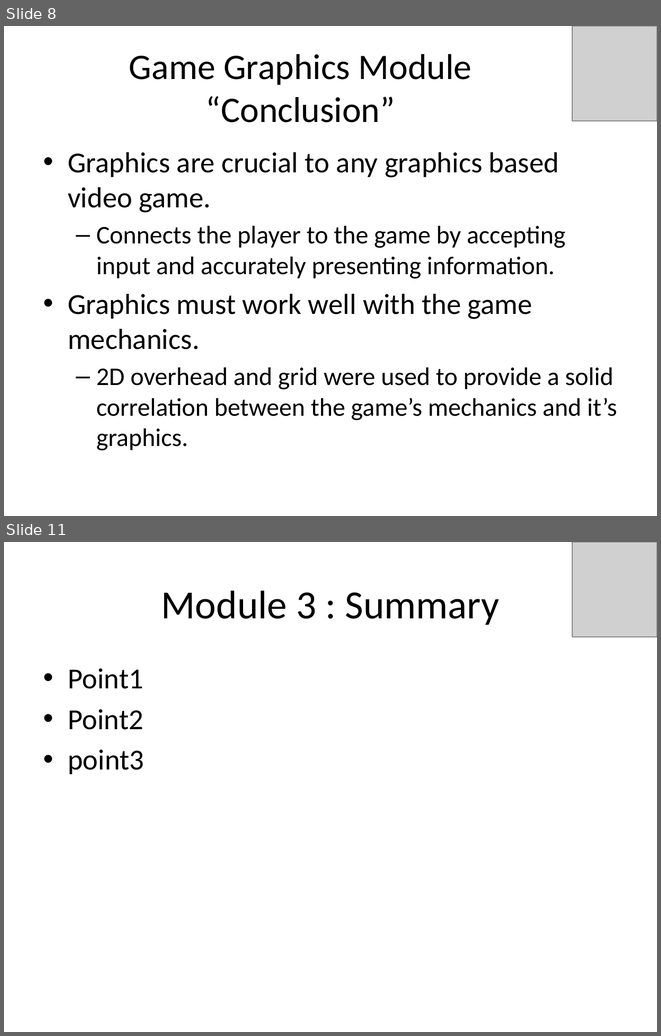
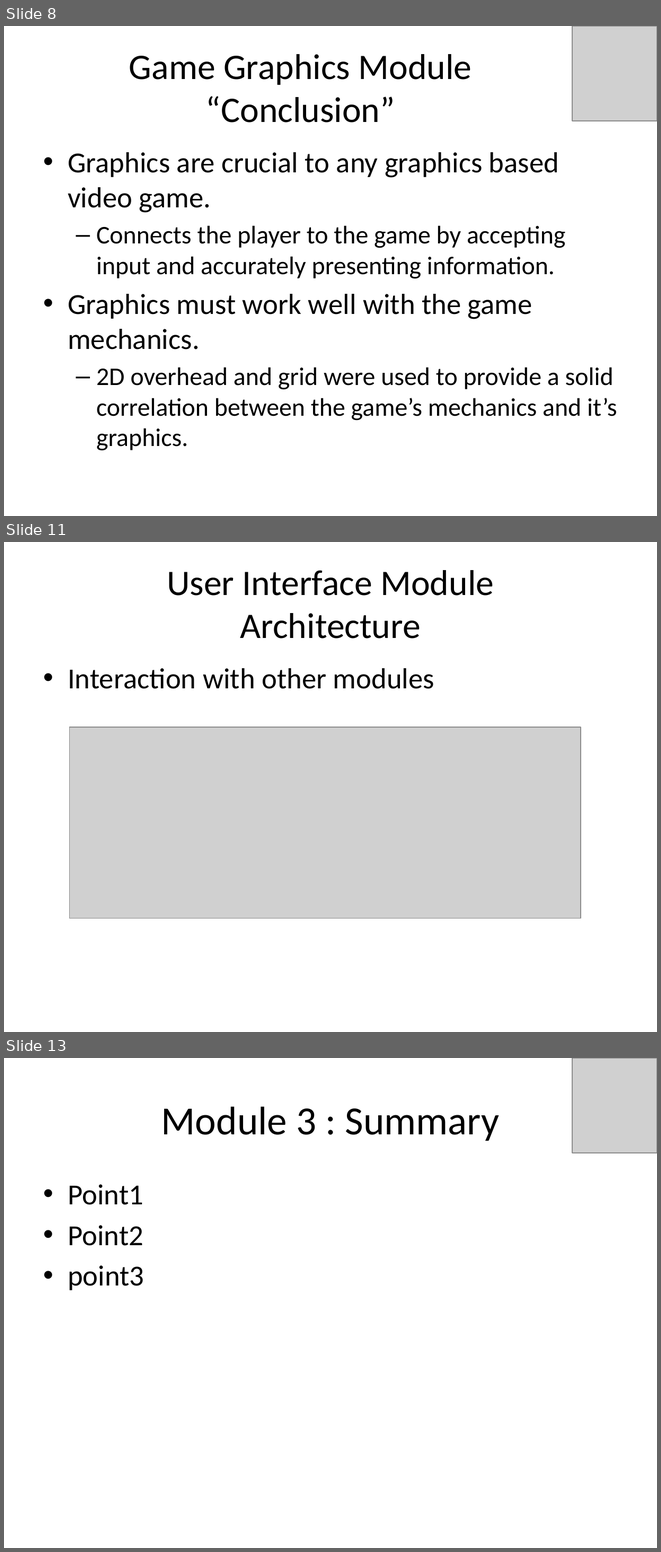
Before and after one commit to idxExtropy/duel-reality, a slide deck: Docs/DUEL REALITY .pptx. Shown one above the other, each under a label of ours: slides 8 and 11 before the commit, slides 8, 11 and 13 after it; the slides between them are not shown. The pictures are 661x1036 and 661x1552 pixels, drawn with LibreOffice and Linux fonts; fonts in the diff are those of the drawing; grey boxes stand for pictures. Boxes give left, top, right and bottom in pixels: in the first picture for what was removed or moved away, otherwise in the second. Text is boxed around its words. In the diff, an @@ line names an element or a change of style, - is before the commit and + after.

```diff
--- a/Docs/DUEL REALITY .pptx
+++ b/Docs/DUEL REALITY .pptx
@@ slide 11 added at box(4, 542, 657, 1032), background #FFFFFF @@
@@ title added at box(167, 570, 494, 638), 39.6 pt, text #000000 @@
+User Interface Module
+Architecture
@@ text added at box(68, 668, 434, 689), 32 pt, text #000000 @@
+• Interaction with other modules
@@ picture added at box(69, 727, 581, 918) @@
@@ what was slide 11 is now slide 13 @@
```
Also in this commit, not shown: 1 slide changed, 2 other slides added, 1 slide removed.
